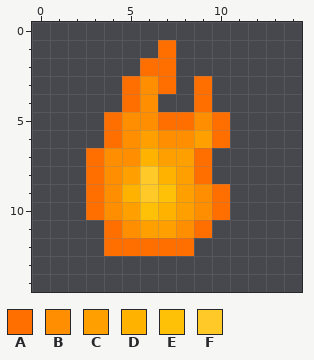
File history of a pixel-art sprite, TheepMod/Items/DisposableSpark.png. Above is the file before it was changed.
The file is 30x30 pixels, drawn in blocks of 2x2; one block is one cell here.
Palette (. is transparent): A #ff6f00  B #ff8f00  C #ffa000  D #ffb300  E #ffc107  F #ffca28
Once edited:
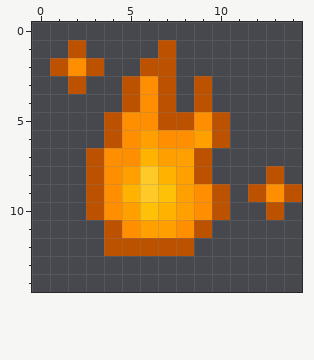
The edit:
@@ palette @@
-A #ff6f00
+A #bc5100
@@ x 0..9 @@
  0 ..........
- 1 .......A..
- 2 ......AA..
- 3 .....ABA.A
- 4 .....AB..A
+ 1 ..A....A..
+ 2 .ABA..AA..
+ 3 ..A..ABA.A
+ 4 .....ABA.A
  5 ....ABBAAB
@@ x 10..14 @@
  7 .....
- 8 .....
- 9 A....
-10 A....
+ 8 ...A.
+ 9 A.ABA
+10 A..A.
 11 .....
Boxes around the changes in both pictures, in picture pixels (x1, y1, x2, y2):
changed: (50, 40, 302, 256)
